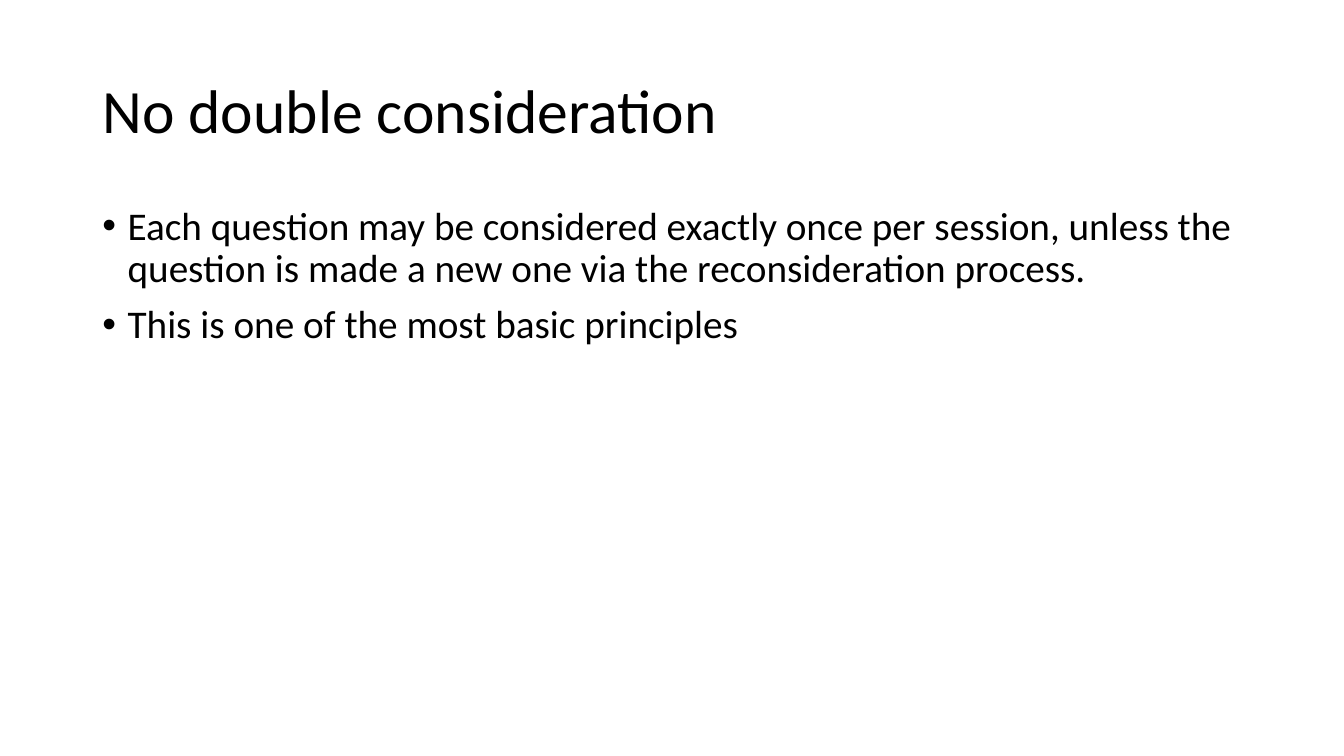
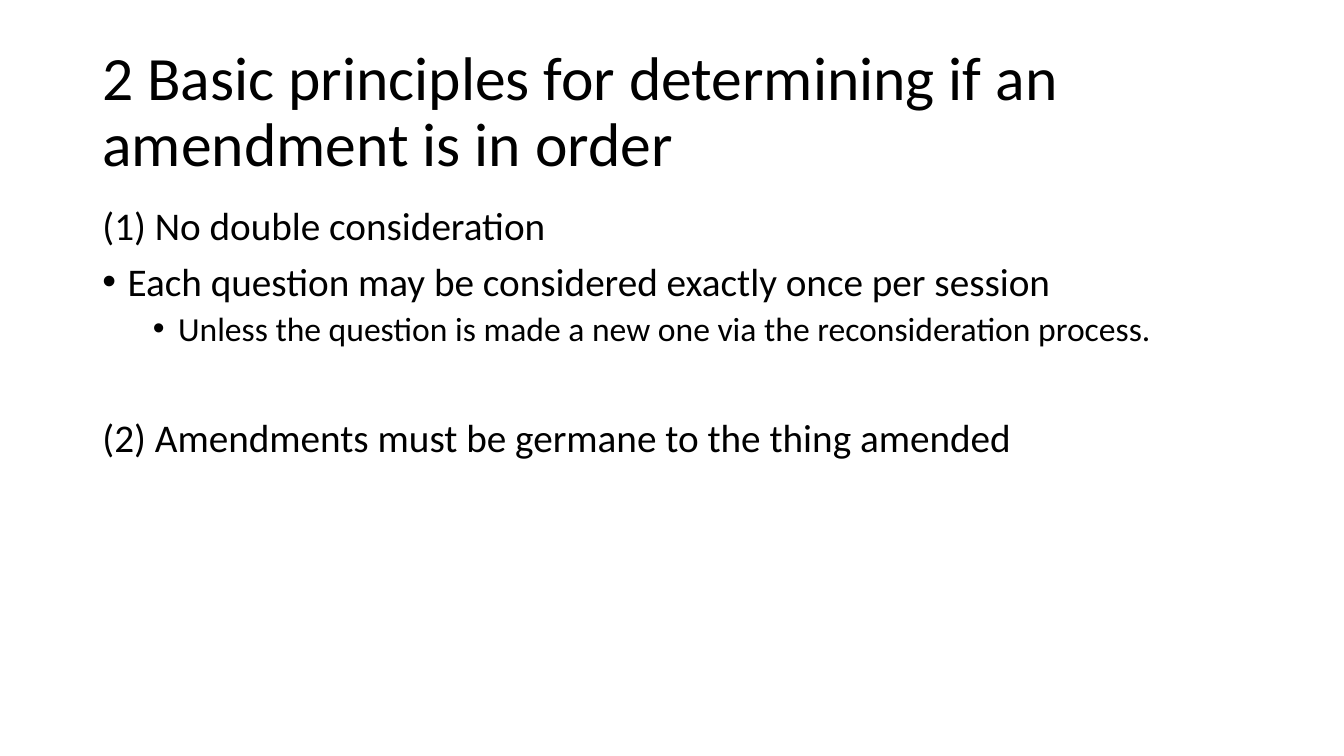
Before and after one commit to AdamSwenson/parliamentary-procedure-explainers, a slide deck: slide 3 of Presentations/Amendments.pptx (slide 4 before the commit). Drawn at 1344x756 pixels with LibreOffice and Linux fonts; fonts in the diff are those of the drawing. Boxes give left, top, right and bottom in pixels: in the first picture for what was removed or moved away, otherwise in the second. Text is boxed around its words. In the diff, an @@ line names an element or a change of style, - is before the commit and + after.

Commit message:
updated Amendments ppt

```diff
--- a/Presentations/Amendments.pptx
+++ b/Presentations/Amendments.pptx
@@ title at [102,57,1058,167]: text changed @@
-No double consideration
+2 Basic principles for determining if an amendment is in order
@@ text at [102,211,1150,459]: text changed @@
-• Each question may be considered exactly once per session, unless the question is made a new one via the reconsideration process.
-• This is one of the most basic principles
+(1) No double consideration
+• Each question may be considered exactly once per session
+  • Unless the question is made a new one via the reconsideration process.
+(2) Amendments must be germane to the thing amended
```
Also in this commit, not shown: 17 other slides changed, 7 slides added, 7 slides removed, 5 other files.
